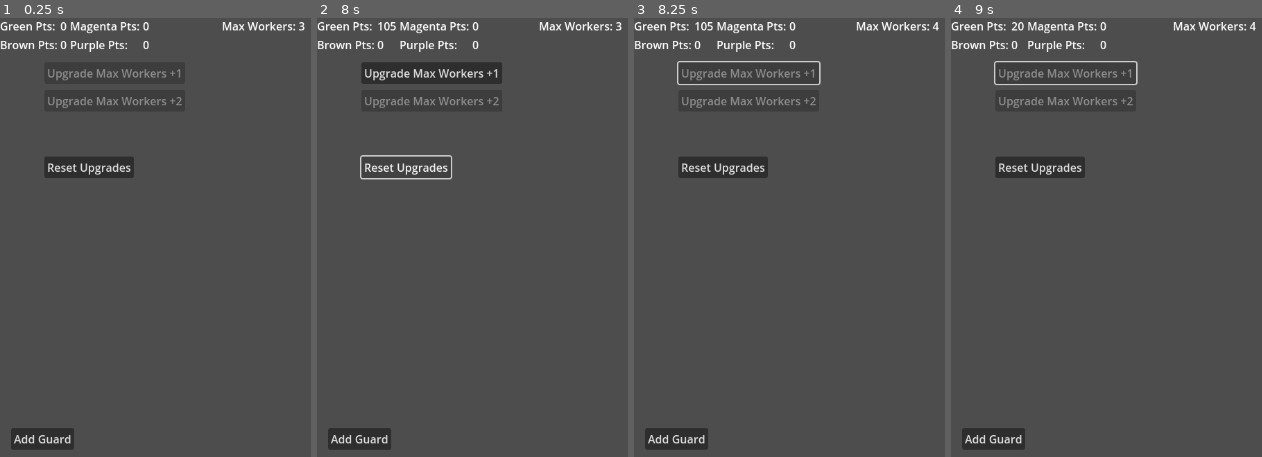
Above: before the commit, frames 1-4 (left to right).
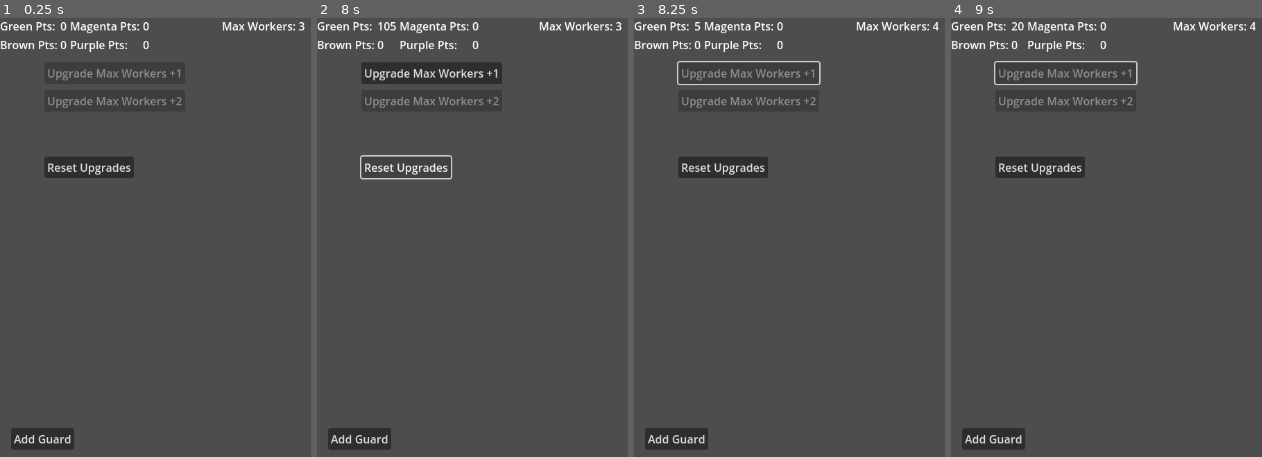
Above: after the commit, the same moments.

Repository: p0rtcullis/WarClicker
Game: Godot game, scene res://game_manager.tscn
The game is run twice, just before and just after one commit, with the same random seed, the same clock (stepped at 60 frames per second) and the same inputs.
Inputs:
- Up to frame 1 (0.25 s): no input
- Up to frame 2 (8 s): click "Add Guard" at 0.5 s; click "Add Guard" at 1.25 s; click "Add Guard" at 2 s; click "Reset Upgrades" at 2.75 s
- Up to frame 3 (8.25 s): click "Upgrade Max Workers +1" at 8 s
- Up to frame 4 (9 s): tap Enter at 8.75 s

Frames 1-2 are identical in both runs. In frame 3, 0.7% of the frame differs, in the area x 19-53%, y 0-8%; in frame 4, nothing differs.

Commit message:
4-9 Update
points label

Diff:
--- a/war-clicker/ManagementScreen/Scripts/management_screen.gd
+++ b/war-clicker/ManagementScreen/Scripts/management_screen.gd
@@ -6,12 +6,12 @@
 	set(value):
 		max_workers = value
 		%MaxWorkersLabel.text = "Max Workers: " +str(value)
-		#print("Current Workers: " + str(max_workers))
 var worker_list : Array = []
 
 @export var total_green : int = 0:
 	set(value):
 		total_green = value
+		%GreenPointsLabel.text = str(total_green)
 		%UpgradeScreenGUI.disable_unafforable_techs()
 
 var green_mod : int = 0
@@ -19,6 +19,7 @@
 var total_brown : int = 0:
 	set(value):
 		total_brown = value
+		%BrownPointsLabel.text = str(total_brown)
 		%UpgradeScreenGUI.disable_unafforable_techs()
 
 var brown_mod : int = 0
@@ -26,6 +27,7 @@
 var total_magenta : int = 0:
 	set(value):
 		total_magenta = value
+		%MagentaPointsLabel.text = str(total_magenta)
 		%UpgradeScreenGUI.disable_unafforable_techs()
 
 var magenta_mod : int = 0
@@ -33,6 +35,7 @@
 var total_purple : int = 0:
 	set(value):
 		total_purple = value
+		%GreenPointsLabel.text = str(total_purple)
 		%UpgradeScreenGUI.disable_unafforable_techs()
 
 var purple_mod : int = 0
@@ -84,7 +87,6 @@
 
 func _on_update_timer_timeout() -> void:
 	total_green += point_count(POINTS.GREEN)
-	%GreenPointsLabel.text = str(total_green)
 
 func update_max_workers(new_max: int):
 	max_workers += new_max
